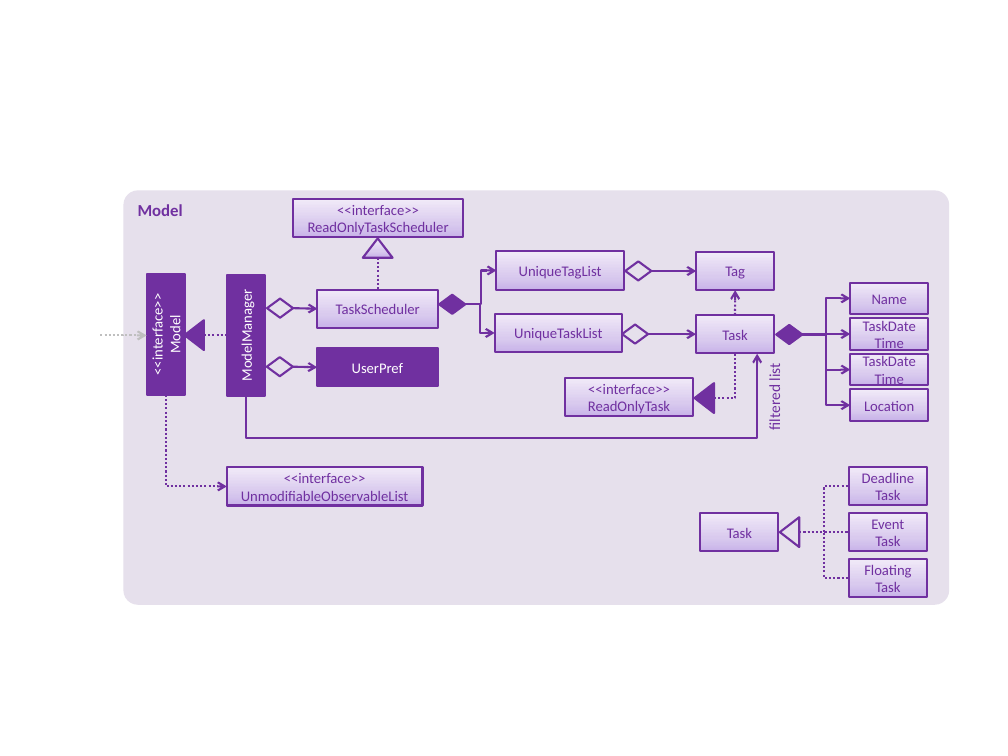
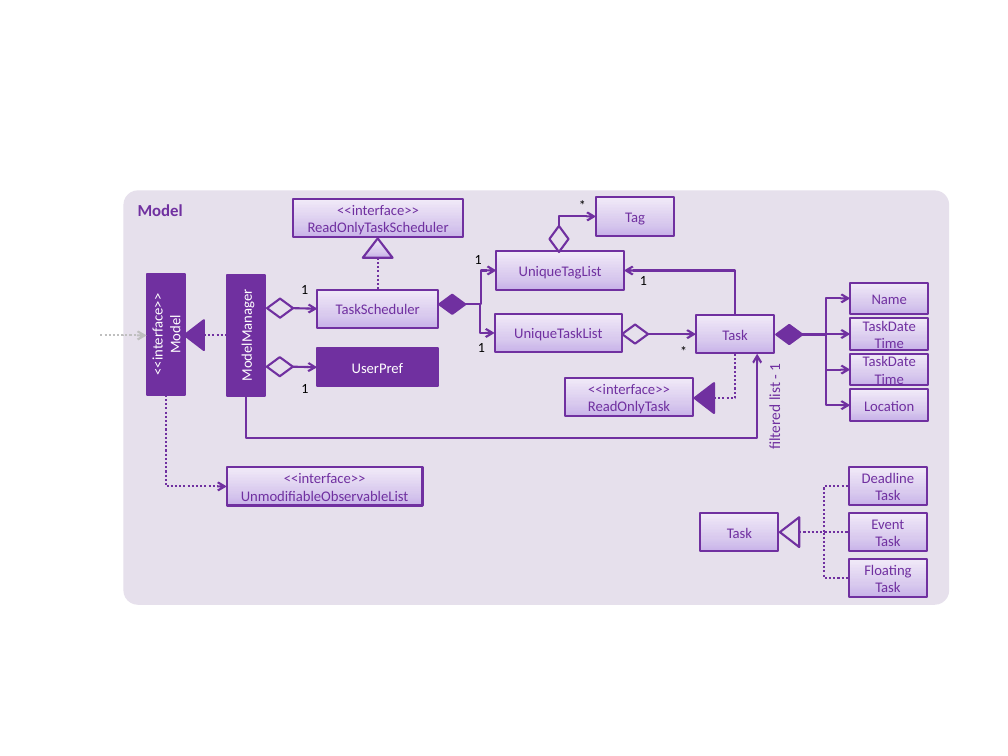
Before and after one commit to CS2103AUG2016-F09-C2/addressbook-level4, a slide deck: slide 6 of docs/diagrams/Diagrams.pptx. Drawn at 1008x756 pixels with LibreOffice and Linux fonts; fonts in the diff are those of the drawing. Boxes give left, top, right and bottom in pixels: in the first picture for what was removed or moved away, otherwise in the second. Text is boxed around its words. In the diff, an @@ line names an element or a change of style, - is before the commit and + after.

```diff
--- a/docs/diagrams/Diagrams.pptx
+++ b/docs/diagrams/Diagrams.pptx
@@ text added at (569, 192, 596, 219), 10 pt, text #000000 @@
+*
@@ rectangle "Tag": place and size @@
-rectangle "Tag" at (697, 252, 774, 290)
+rectangle "Tag" at (596, 198, 673, 236)
@@ diamond at (550, 226, 569, 253): rotation 0 to 270 degrees @@
@@ elbow arrow moved from (651, 271) - (697, 271) to (559, 226) - (596, 217) @@
@@ text added at (475, 255, 482, 264), 10 pt, text #000000 @@
+1
@@ text added at (301, 285, 308, 294), 10 pt, text #000000 @@
+1
@@ elbow arrow added from (735, 316) to (624, 270), #7030A0 1.5 pt @@
@@ text added at (640, 276, 647, 285), 10 pt, text #000000 @@
+1
@@ arrow removed from (735, 316) to (735, 290) @@
@@ text added at (478, 343, 485, 352), 10 pt, text #000000 @@
+1
@@ text added at (670, 338, 698, 365), 10 pt, text #000000 @@
+*
@@ text added at (301, 384, 308, 393), 10 pt, text #000000 @@
+1
@@ text at (765, 364, 784, 448): text changed @@
-filtered list
+filtered list - 1
```
Also in this commit, not shown: 1 other file.
